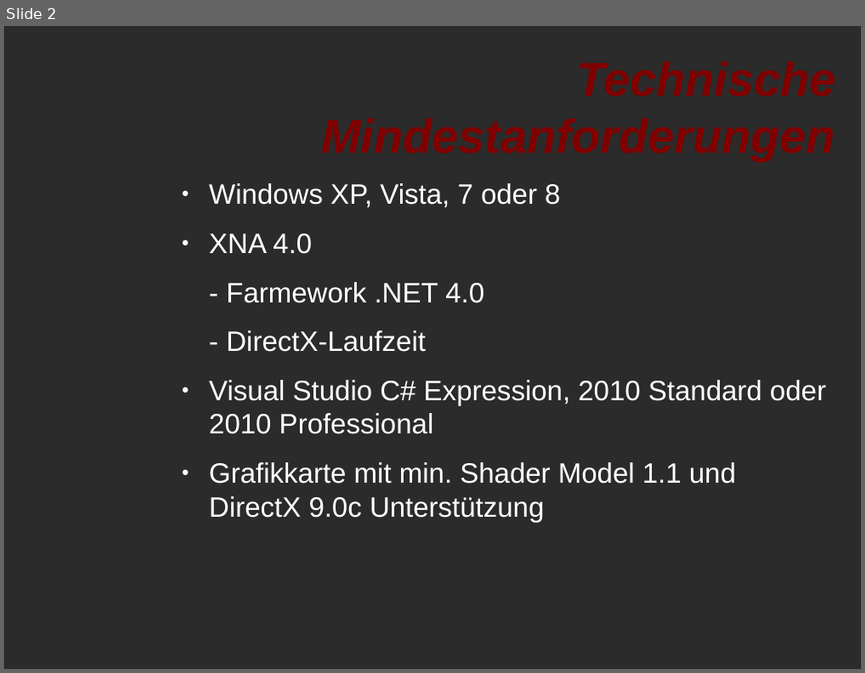
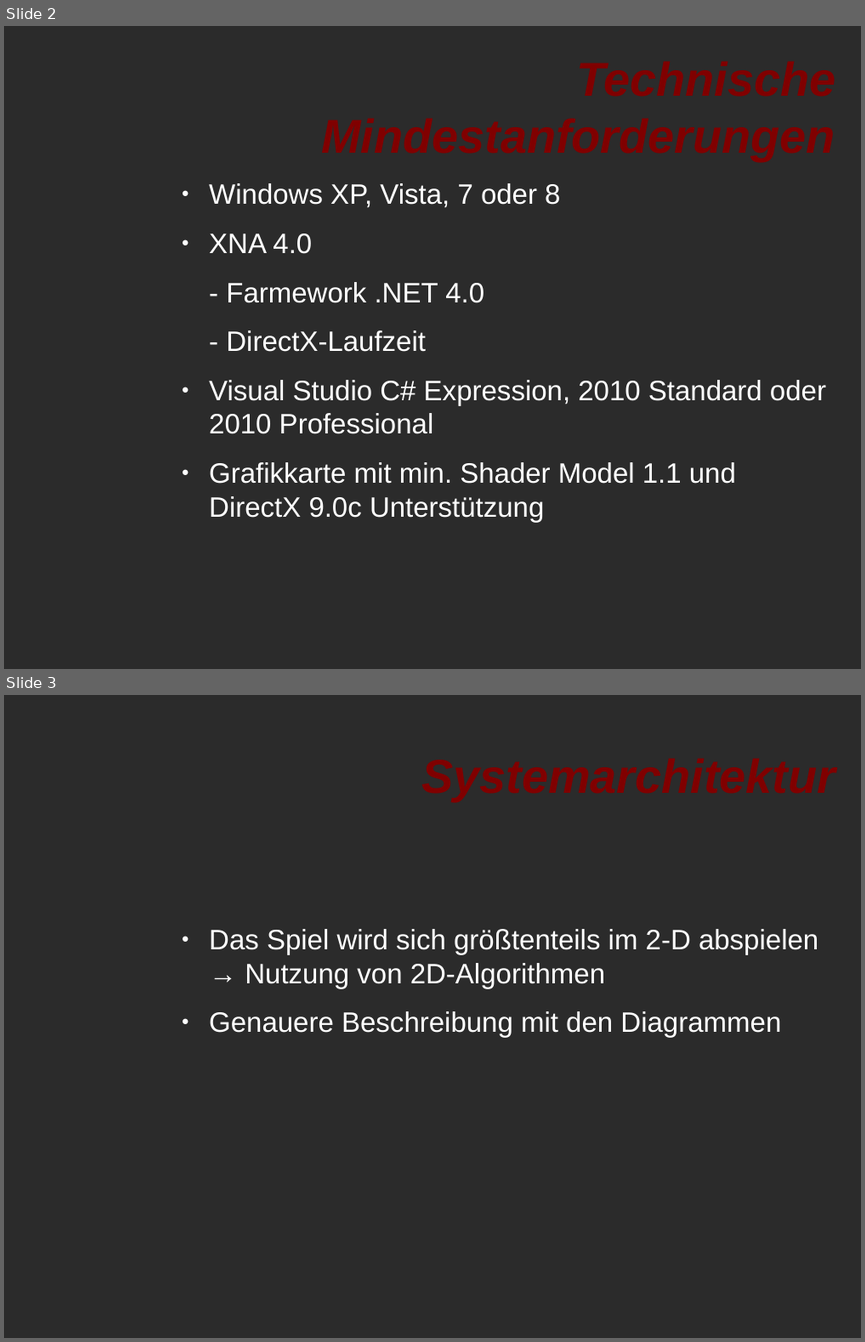
Before and after one commit to oOWenderOo/3DGameProject, a slide deck: TechnicalDesignDocument/Präsentation - TDD.odp. Shown one above the other, each under a label of ours: slide 2 before the commit, slides 2 and 3 after it. The pictures are 865x673 and 865x1342 pixels, drawn with LibreOffice and Linux fonts; fonts in the diff are those of the drawing; background and template pictures are left out; a plain dark background stands for a picture behind light text. Boxes give left, top, right and bottom in pixels: in the first picture for what was removed or moved away, otherwise in the second. Text is boxed around its words. In the diff, an @@ line names an element or a change of style, - is before the commit and + after.

Commit message:
- TDD bearbeitet (nur feste Kamera eingetragen) - TDD/Präsentation Systemarchitektur ausgearbeitet

```diff
--- a/TechnicalDesignDocument/Präsentation - TDD.odp
+++ b/TechnicalDesignDocument/Präsentation - TDD.odp
@@ slide 3 added at (4,695,861,1338), background picture (left out) @@
@@ title added at (313,721,837,828), 44 pt, text #800000, bold, italic @@
+Systemarchitektur
@@ text added at (209,929,818,1038), 26 pt, text #FFFFFF @@
+● Das Spiel wird sich größtenteils im 2-D abspielen
+  → Nutzung von 2D-Algorithmen
+● Genauere Beschreibung mit den Diagrammen
```
Also in this commit, not shown: 1 slide removed, 1 other file.
